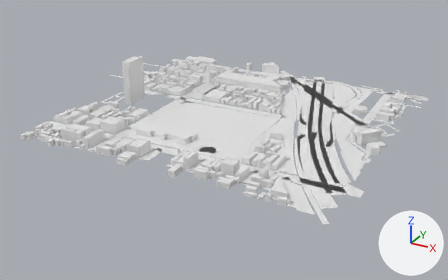
Two versions of the glTF model app/public/world/tiles/-6_-4.glb, one commit apart.
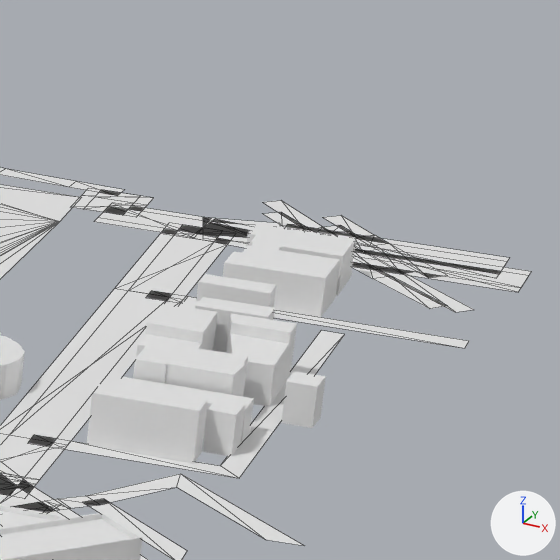
Each version is shown whole from a camera (50 mm lens) standing at (-2297.0, 878.0, 383.0) and looking at (-2761.0, 1722.0, -39.0), then close up on the part from 81% to 97% of the width and 23% to 48% of the height. The axes (+X, +Y, +Z) are drawn at lower right. The lights are the same throughout. The last two pictures show the newer version. The close-ups show mesh edges as thin lines. Where no turn or scale is listed for an object, it has been applied to the vertices. Vertices at exactly the same position are counted once.

Objects in the first close-up: 'buildings', 'ground'.
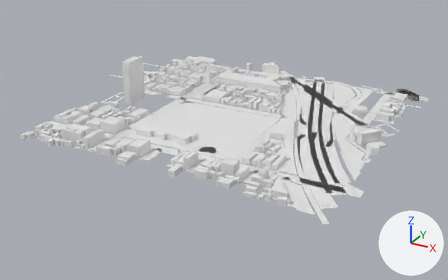
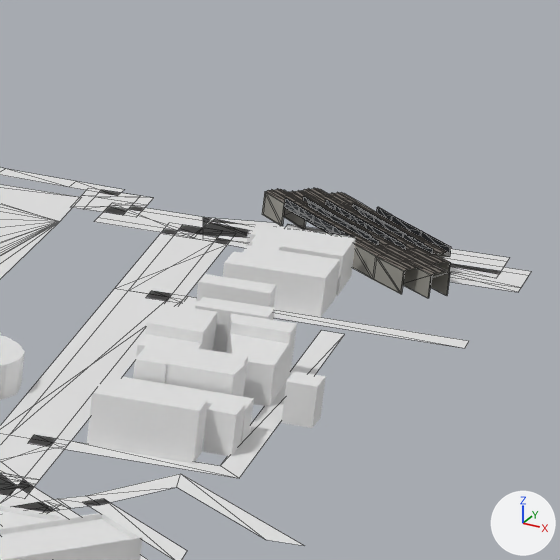
What changed in the scene script:
```text
Add mat_defaultmaterial:
    mat_defaultmaterial = bpy.data.materials.new('DefaultMaterial')
    mat_defaultmaterial.use_nodes = True; mat_defaultmaterial.node_tree.nodes.clear()
    _N = mat_defaultmaterial.node_tree.nodes; _L = mat_defaultmaterial.node_tree.links
    n0 = _N.new('ShaderNodeOutputMaterial'); n0.name = 'Material Output'
    n1 = _N.new('ShaderNodeBsdfPrincipled'); n1.name = 'Principled BSDF'
    n2 = _N.new('ShaderNodeVertexColor'); n2.name = 'Color Attribute'
    _L.new(n1.outputs[0], n0.inputs[0])  # 'BSDF' to 'Surface'
    _L.new(n2.outputs[0], n1.inputs[0])  # 'Color' to 'Base Color'
Change me_ground:
    used by ob_ground; location = (-2777.9, 1749.6, 0.1)
    remove me_ground.from_pydata(...)  # 1420 vertices, 1102 faces; spans x -299.0..299.0, y -266.0..266.0, z 0.0
    add me_ground.from_pydata(...)  # 1373 vertices, 1072 faces; spans x -299.0..299.0, y -266.0..266.0, z 0.0
    me_ground part 1: 8 loose pieces with 47 vertices, spanning x 231.0..289.0, y 201.0..257.0, z 0.0, are deleted
Add me_transit:
    me_transit.from_pydata(...)  # 712 vertices, 1018 faces; spans x -24.5..24.5, y -22.9..22.9, z -3.4..3.4
    me_transit.materials.append(mat_defaultmaterial)
Add ob_transit:
    ob_transit = bpy.data.objects.new('transit', me_transit)
    ob_transit.location = (-2520.3, 1980.1, 3.3)
```

Boxes (x1, y1, x2, y2) around the edits, measured in the close-ups (560 x 560 px):
'transit', added
    after: (262, 188, 451, 298)
part 1 of me_ground, deleted
    before: (263, 200, 474, 312)
